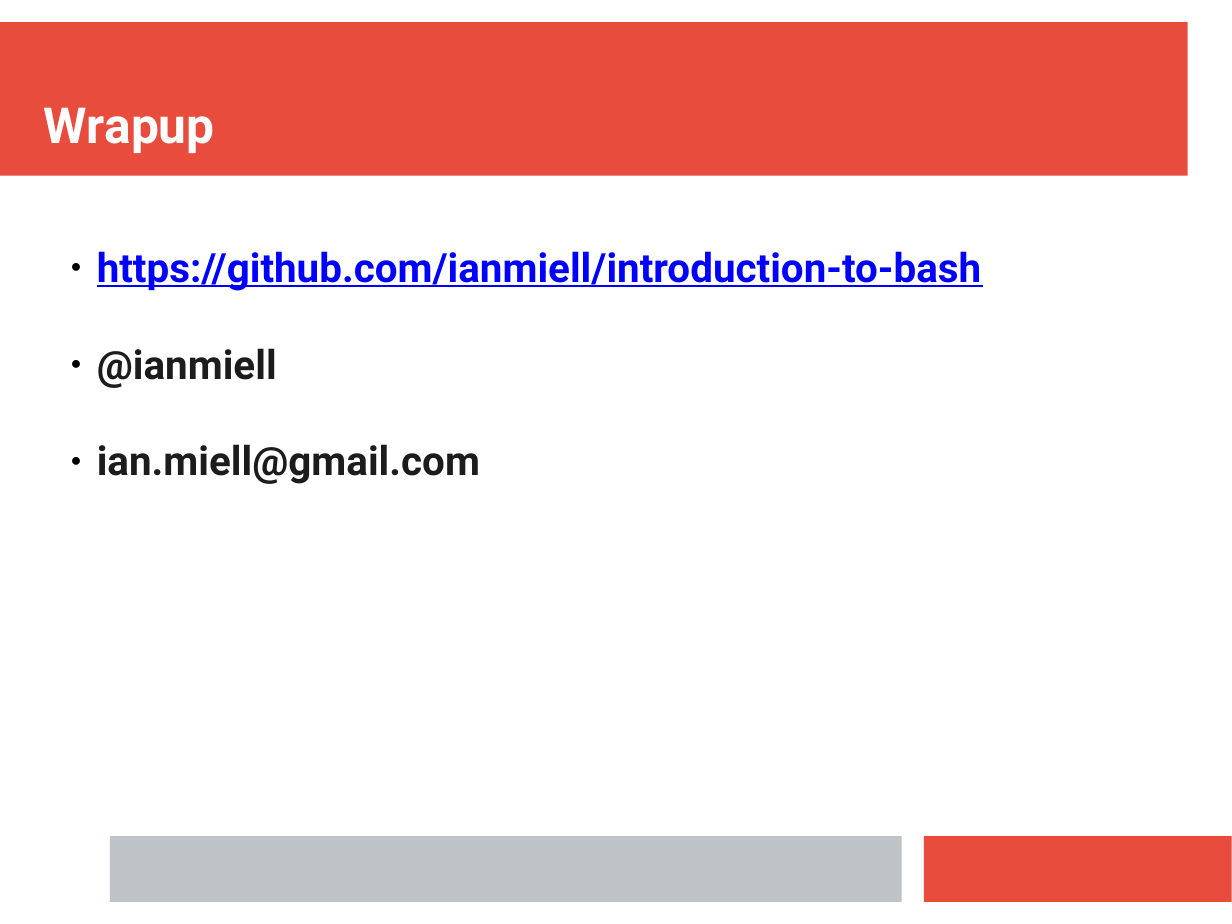
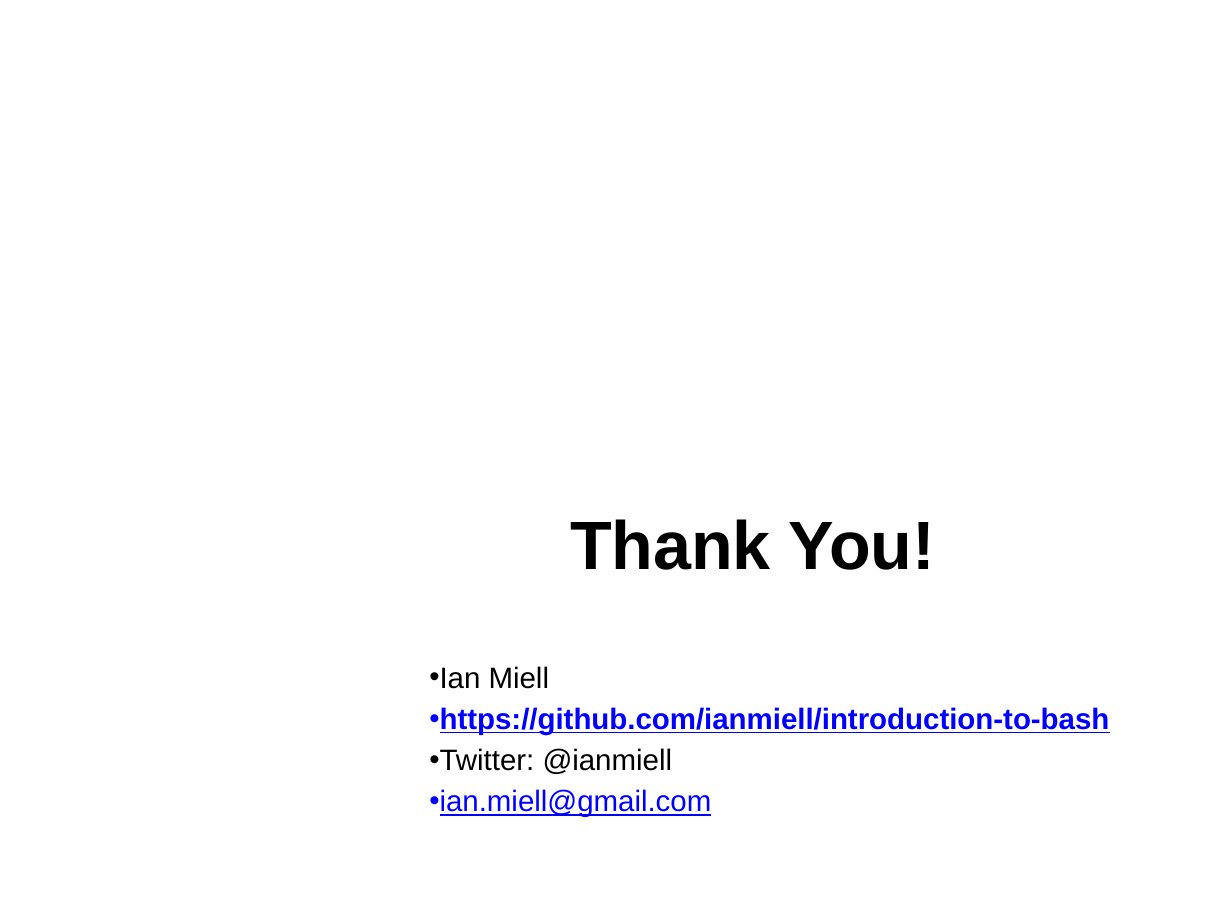
Before and after one commit to ianmiell/introduction-to-bash, a slide deck: slide 61 of slides/introduction_to_bash.pptx (slide 64 before the commit). Drawn at 1232x924 pixels with LibreOffice and Linux fonts; fonts in the diff are those of the drawing; background and template pictures are left out. Boxes give left, top, right and bottom in pixels: in the first picture for what was removed or moved away, otherwise in the second. Text is boxed around its words. In the diff, an @@ line names an element or a change of style, - is before the commit and + after.

Commit message:
updated presentation

```diff
--- a/slides/introduction_to_bash.pptx
+++ b/slides/introduction_to_bash.pptx
@@ rectangle added at (0, 0, 1232, 924), fill #FFFFFF @@
@@ text removed at (44, 107, 215, 153) @@
-Wrapup
@@ rectangle: place and size @@
-rectangle at (0, 22, 1188, 177)
+rectangle at (0, 385, 1188, 539)
@@ text added at (570, 519, 936, 570), 44 pt, text #000000, bold @@
+Thank You!
@@ text "Ian Miell": place and size @@
-text "Ian Miell" at (97, 251, 982, 484)
+text "Ian Miell" at (429, 666, 1110, 817)
@@ text at (429, 666, 549, 689): paragraph added @@
+• Ian Miell
@@ text at (429, 707, 1110, 817): size 26 to 19 pt, font Roboto to Arial in "https://github.com/ianmiell/introduction-to-bash", "ian.miell@gmail.com"; text colour #1C1C1C to #0000FF, bold off, underline on in "ian.miell@gmail.com"; bullet ● to •; list level 2 to 1 in "https://github.com/ianmiell/introduction-to-bash"; line spacing 1 to 0.9; list level 2 to 1 in "ian.miell@gmail.com" @@
@@ text at (429, 748, 673, 774): text changed; size 26 to 19 pt; font Roboto to Arial; text colour #1C1C1C to #000000; bold off @@
-  ● @ianmiell
+• Twitter: @ianmiell
@@ rectangle removed at (110, 836, 901, 902) @@
@@ rectangle removed at (925, 836, 1232, 902) @@
```
Also in this commit, not shown: 58 other slides changed, 2 slides added, 6 slides removed, 1 other file.
